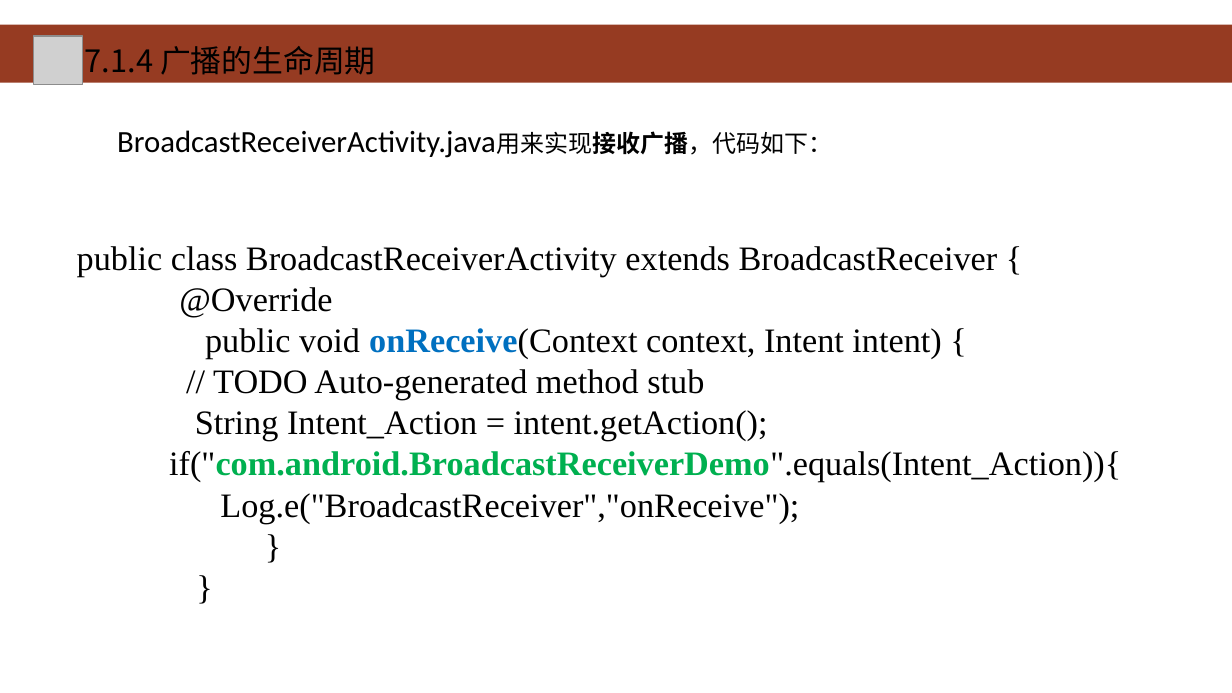
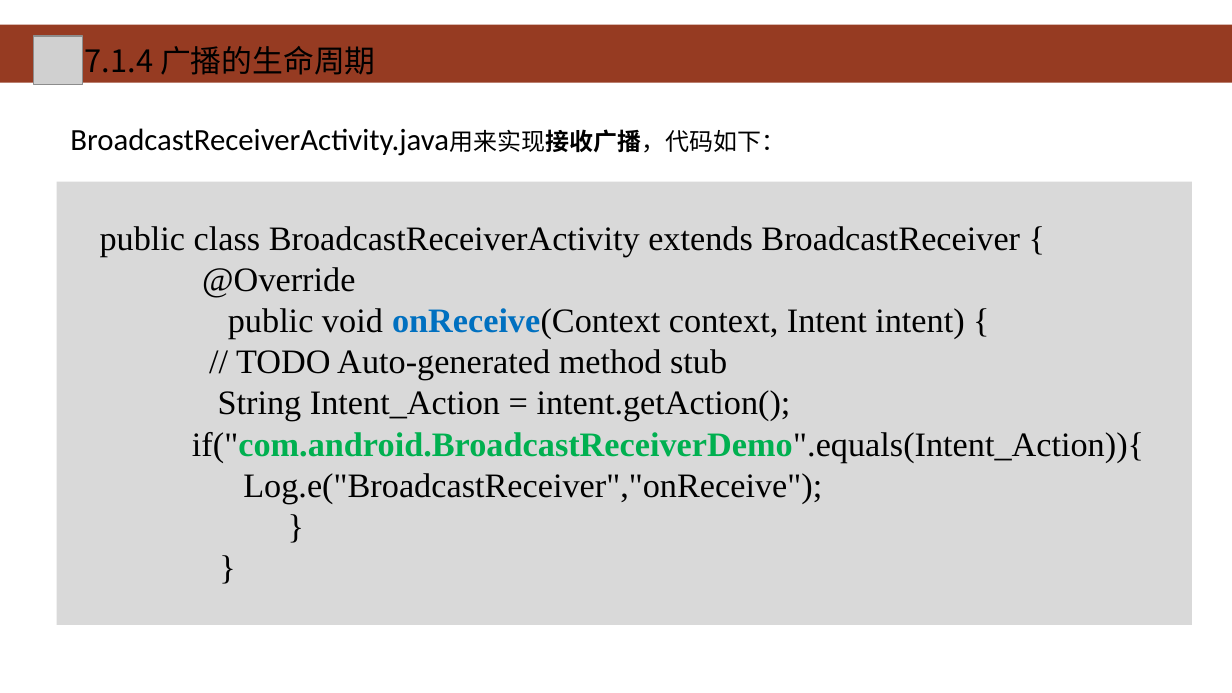
Before and after one commit to HBU/Android-PPT, a slide deck: slide 14 of 07.0 -- 广播 ------- 第07章.pptx. Drawn at 1232x693 pixels with LibreOffice and Linux fonts; fonts in the diff are those of the drawing; grey boxes stand for pictures; background and template pictures are left out. Boxes give left, top, right and bottom in pixels: in the first picture for what was removed or moved away, otherwise in the second. Text is boxed around its words. In the diff, an @@ line names an element or a change of style, - is before the commit and + after.

```diff
--- a/07.0 -- 广播 ------- 第07章.pptx
+++ b/07.0 -- 广播 ------- 第07章.pptx
@@ text "BroadcastReceiverActivity.java用来实现接收广播，代码如下：": place and size @@
-text "BroadcastReceiverActivity.java用来实现接收广播，代码如下：" at (117, 130, 832, 158)
+text "BroadcastReceiverActivity.java用来实现接收广播，代码如下：" at (70, 128, 785, 156)
@@ rectangle "public class BroadcastReceiverActivity extends BroadcastRece ...": place and size @@
-rectangle "public class BroadcastReceiverActivity extends BroadcastRece ..." at (77, 246, 1121, 524)
+rectangle "public class BroadcastReceiverActivity extends BroadcastRece ..." at (57, 181, 1191, 625)
@@ rectangle "public class BroadcastReceiverActivity extends BroadcastRece ..." at (57, 181, 1191, 625): fill none to #D9D9D9 @@
```
Also in this commit, not shown: 15 other slides changed.
